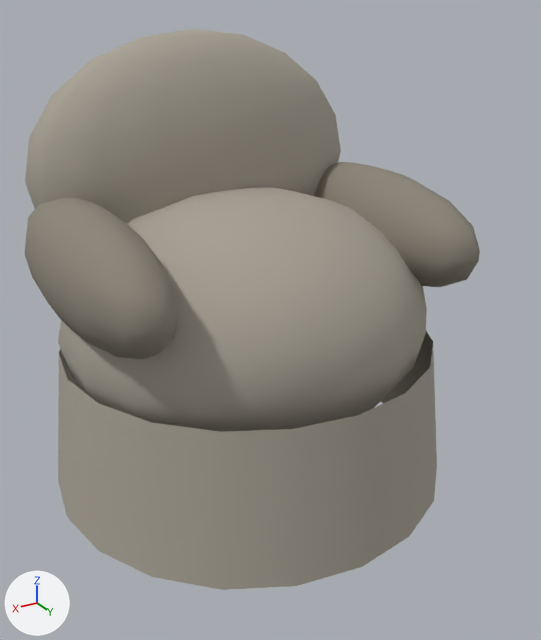
The FBX model MudancaAssombrada/Assets/Art/Props/MovelCobertoA/SM_PRP_MovelCobertoA.fbx as it was, and as the next commit left it.
One viewpoint serves both versions: a camera (50 mm lens) standing at (0.836, 1.455, 1.139) and looking at (-0.024, 0.021, 0.422). Lighting does not change. The marker at lower left points along +X, +Y and +Z. The picture after the commit comes second. Where no turn or scale is listed for an object, it has been applied to the vertices.

The first picture shows 'SM_PRP_MovelCobertoA'.
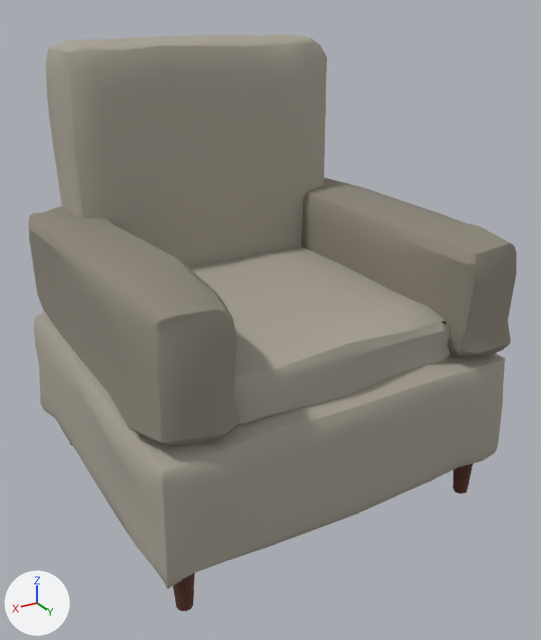
Patch to the scene script:
```diff
--- a/MudancaAssombrada/Assets/Art/Props/MovelCobertoA/SM_PRP_MovelCobertoA.fbx.py
+++ b/MudancaAssombrada/Assets/Art/Props/MovelCobertoA/SM_PRP_MovelCobertoA.fbx.py
@@ mat_mat_prp_mogno @@
+mat_mat_prp_mogno = principled_material('MAT_PRP_Mogno')
+mat_mat_prp_mogno.base_color = (0.102, 0.0273, 0.016)  # brown #5a2e22
+mat_mat_prp_mogno.roughness = 0.7
@@ me_sm_prp_movelcobertoa @@
 # used by ob_sm_prp_movelcobertoa; location = (0.0, 0.0, 0.0)
-me_sm_prp_movelcobertoa.from_pydata(...)  # 522 vertices, 552 faces; spans x -0.5..0.5, y -0.55..0.45, z 0.0..1.07
+me_sm_prp_movelcobertoa.from_pydata(...)  # 2820 vertices, 2768 faces; spans x -0.465..0.46, y -0.435..0.429, z 0.0..1.055
+# me_sm_prp_movelcobertoa part 1: the loose piece of 164 vertices spanning x -0.453..0.453, y -0.47..0.37, z 0.12..0.72 is rebuilt with 656 vertices and now spans x -0.465..0.46, y -0.435..0.429, z 0.088..0.411
+# me_sm_prp_movelcobertoa part 2: the loose piece of 146 vertices spanning x -0.44..0.44, y -0.46..-0.14, z 0.43..1.07 is rebuilt with 516 vertices and now spans x -0.358..0.357, y -0.413..-0.198, z 0.416..1.055
+# me_sm_prp_movelcobertoa part 3: the loose piece of 86 vertices spanning x 0.27..0.49, y -0.43..0.33, z 0.46..0.74 is rebuilt with 320 vertices and now spans x 0.252..0.452, y -0.422..0.426, z 0.385..0.678
+# me_sm_prp_movelcobertoa part 4: the loose piece of 86 vertices spanning x -0.49..-0.27, y -0.43..0.33, z 0.46..0.74 is rebuilt with 345 vertices and now spans x -0.445..-0.251, y -0.411..0.423, z 0.388..0.675
+# me_sm_prp_movelcobertoa part 5: a new loose piece of 423 vertices spanning x -0.311..0.317, y -0.346..0.383, z 0.362..0.523, in mat_mat_prp_lencol (grey #a9a396)
+# me_sm_prp_movelcobertoa part 6: a new loose piece of 140 vertices spanning x 0.353..0.407, y 0.329..0.381, z 0.0..0.13, in mat_mat_prp_mogno (brown #5a2e22)
+# me_sm_prp_movelcobertoa part 7: a new loose piece of 140 vertices spanning x -0.407..-0.353, y 0.329..0.381, z 0.0..0.13, in mat_mat_prp_mogno (brown #5a2e22)
+# me_sm_prp_movelcobertoa part 8
+# 40 vertices are removed from x -0.5..0.5, y -0.55..0.45, z 0.0..0.36
+# 20 faces are deleted
+# other edits to the shape of me_sm_prp_movelcobertoa do not show in these pictures
 me_sm_prp_movelcobertoa.materials.append(mat_mat_prp_lencol)
 me_sm_prp_movelcobertoa.materials.append(mat_mat_prp_lencolsombra)
+me_sm_prp_movelcobertoa.materials.append(mat_mat_prp_mogno)  # brown #5a2e22
```

Changed parts and their boxes (x1, y1, x2, y2) in the pictures (541 x 640 px):
'SM_PRP_MovelCobertoA', reshaped (7% wider)
    before: (25, 29, 480, 590)
    after: (29, 34, 517, 611)
part 1 of me_sm_prp_movelcobertoa, rebuilt
    before: (58, 187, 427, 432)
    after: (34, 312, 505, 589)
part 2 of me_sm_prp_movelcobertoa, rebuilt
    before: (25, 29, 341, 224)
    after: (46, 34, 327, 266)
part 3 of me_sm_prp_movelcobertoa, rebuilt (36% wider, 48% taller)
    before: (25, 197, 180, 359)
    after: (29, 206, 240, 446)
part 4 of me_sm_prp_movelcobertoa, rebuilt (30% wider, 42% taller)
    before: (314, 162, 480, 287)
    after: (301, 178, 517, 356)
part 5 of me_sm_prp_movelcobertoa, added
    after: (187, 246, 450, 425)
part 6 of me_sm_prp_movelcobertoa, added (brown)
    after: (173, 573, 195, 611)
part 7 of me_sm_prp_movelcobertoa, added (brown)
    after: (453, 464, 473, 494)
part 8 of me_sm_prp_movelcobertoa, deleted
    before: (58, 331, 437, 590)
